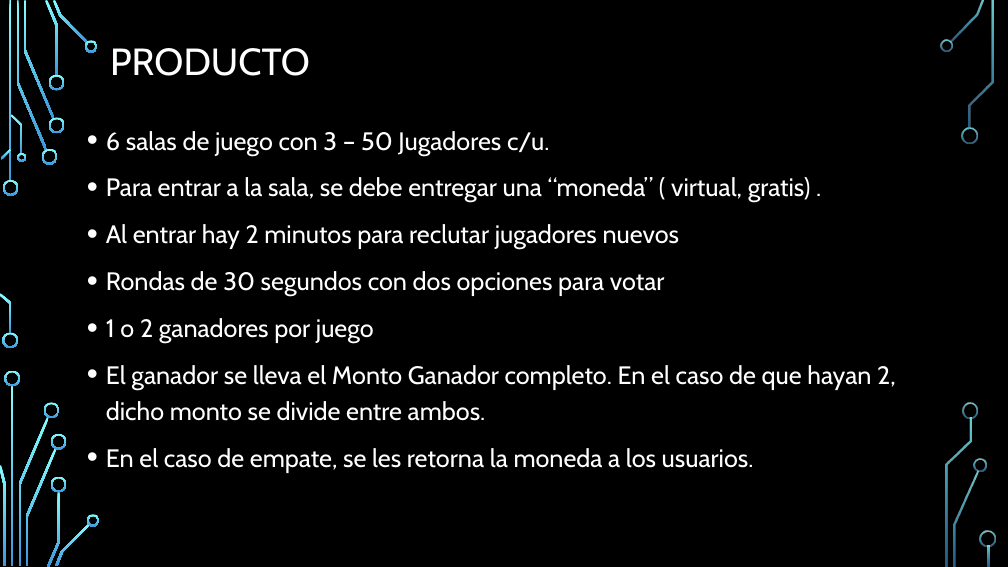
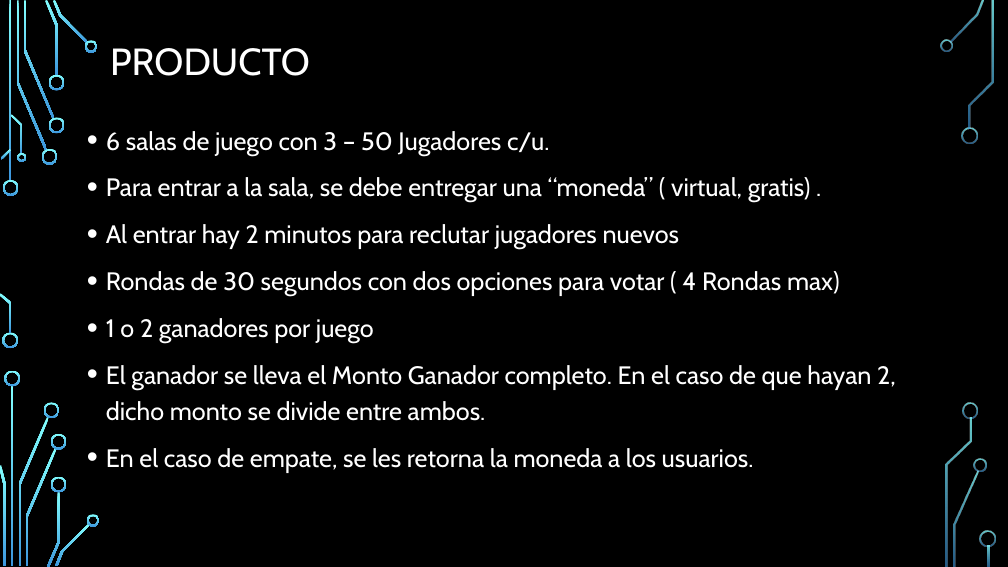
Before and after one commit to igalrevich/Minority-Proyecto-final-6IA-2017-, a slide deck: slide 5 of Presentacion final/PresentacionFinalMinority.pptx (slide 6 before the commit). Drawn at 1008x567 pixels with LibreOffice and Linux fonts; fonts in the diff are those of the drawing; background and template pictures are left out. Boxes give left, top, right and bottom in pixels: in the first picture for what was removed or moved away, otherwise in the second. Text is boxed around its words. In the diff, an @@ line names an element or a change of style, - is before the commit and + after.

```diff
--- a/Presentacion final/PresentacionFinalMinority.pptx
+++ b/Presentacion final/PresentacionFinalMinority.pptx
@@ text at [106, 271, 840, 296]: text changed @@
-• Rondas de 30 segundos con dos opciones para votar
+• Rondas de 30 segundos con dos opciones para votar ( 4 Rondas max)
```
Also in this commit, not shown: 1 other slide changed, 1 slide added, 2 other files.
